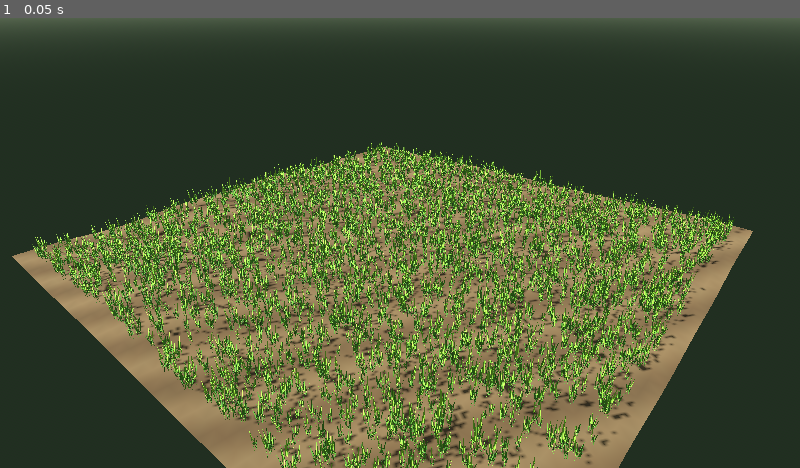
Above: before the commit, frame 1.
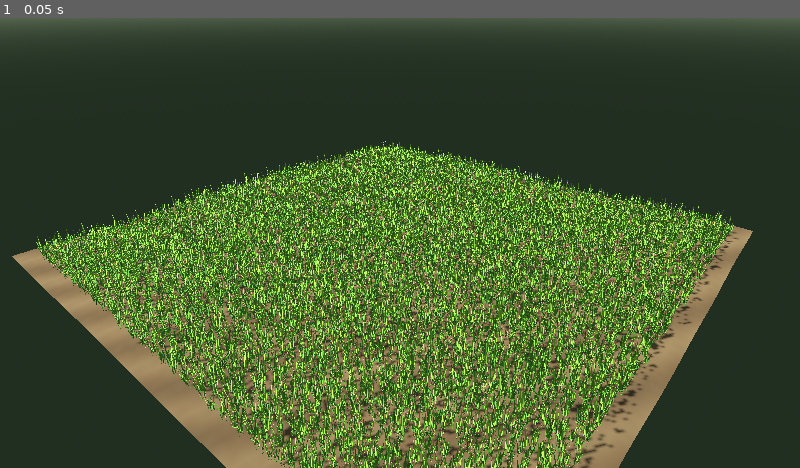
Above: after the commit, the same moment.

Repository: Alejandrokiriatos/RustMobile3DStudio
Game: Godot game, scene res://DemoScenes/GrassTerrain/grass_test.tscn
Two runs of this game, one before a commit and one after it. Both use one fixed random seed, a clock stepped at 60 frames per second and the inputs below.
Inputs:
- Up to frame 1 (0.05 s): no input

The runs differ from the first frame. In frame 1, 34% of the frame differs, in the area x 4-93%, y 27-100%.

Commit message:
Double grass density and distribute clumps evenly

Diff:
--- a/Scripts/GrassTerrain/grass_test.gd
+++ b/Scripts/GrassTerrain/grass_test.gd
@@ -4,7 +4,7 @@
 
 const TERRAIN_SIZE := 18.0
 const TERRAIN_SUBDIVISIONS := 48
-const GRASS_COUNT := 3800
+const GRASS_COUNT := 7600
 const PATCH_RADIUS := 8.45
 
 var rng := RandomNumberGenerator.new()
@@ -134,9 +134,20 @@
 	multimesh.mesh = grass_mesh
 	multimesh.instance_count = GRASS_COUNT
 	multimesh.visible_instance_count = GRASS_COUNT
+	# Stratified placement: twice the previous clump count, with jitter to avoid
+	# random bare patches while keeping the distribution visually organic.
+	var grid_side := 88
+	var cell_size := (PATCH_RADIUS * 2.0) / float(grid_side)
+	var cell_indices: Array[int] = []
+	for cell in range(grid_side * grid_side):
+		cell_indices.append(cell)
+	cell_indices.shuffle()
 	for i in range(GRASS_COUNT):
-		var x := rng.randf_range(-PATCH_RADIUS, PATCH_RADIUS)
-		var z := rng.randf_range(-PATCH_RADIUS, PATCH_RADIUS)
+		var cell := cell_indices[i]
+		var cell_x := cell % grid_side
+		var cell_z := int(cell / grid_side)
+		var x := -PATCH_RADIUS + (float(cell_x) + 0.5 + rng.randf_range(-0.38, 0.38)) * cell_size
+		var z := -PATCH_RADIUS + (float(cell_z) + 0.5 + rng.randf_range(-0.38, 0.38)) * cell_size
 		var y := _terrain_height(x, z) + 0.012
 		var scale := rng.randf_range(0.72, 1.28)
 		var rotation := rng.randf_range(0.0, TAU)
